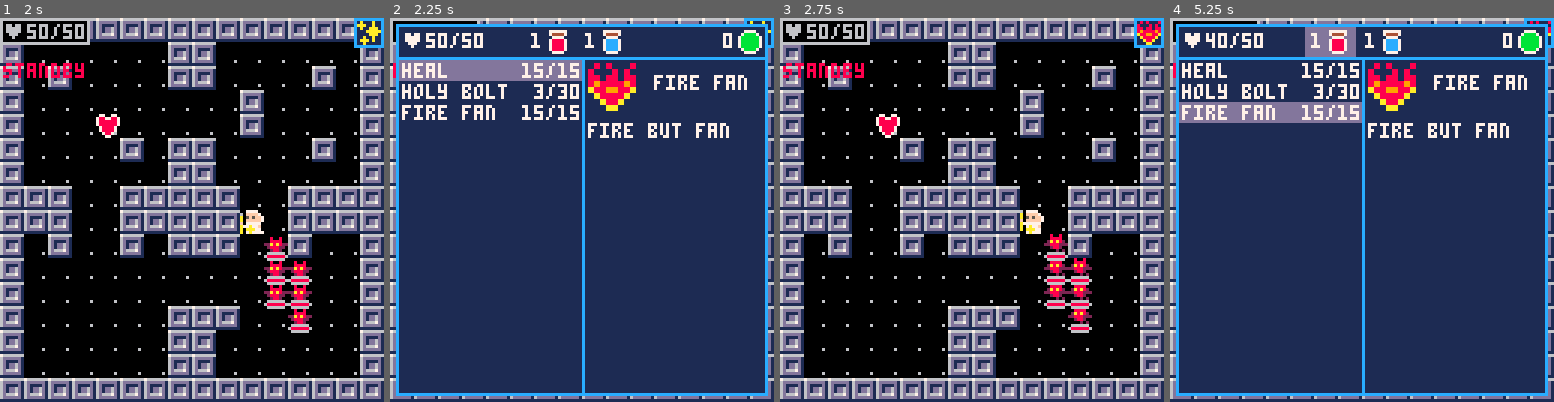
Above: before the commit, frames 1-4 (left to right).
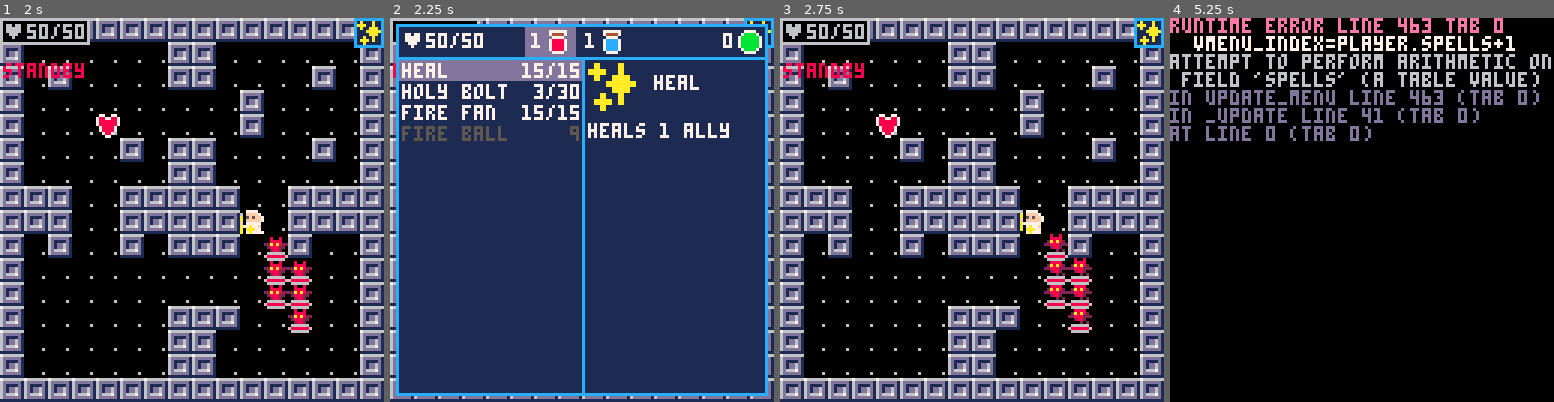
Above: after the commit, the same moments.

Repository: caudilci/pico-wiz
Game: PICO-8 cartridge wiz.p8
Same seed, same stepped clock (60 frames per second), same inputs: the game is played once before the commit and once after it.
Inputs:
- Up to frame 1 (2 s): tap X (X key) at 0.33, 1.07, 1.85 s; tap O (Z key) at 0.7, 1.7 s; hold Right from 1.6 s (still down)
- Up to frame 2 (2.25 s): release Right at 2.1 s; tap O (Z key) at 2.1 s; hold Up from 2.15 s (still down)
- Up to frame 3 (2.75 s): release Up at 2.42 s; hold Right from 2.47 s (still down); tap O (Z key) at 2.5 s
- Up to frame 4 (5.25 s): tap O (Z key) every 0.4 s from 2.9 to 4.9 s; tap X (X key) at 2.97, 4.08, 5.2 s; release Right at 3.03 s; hold Left 3.08-3.58 s; hold Down 3.63-3.97 s; hold Right 4.02-4.68 s; hold Up 4.73-5.03 s; hold Left from 5.08 s (still down)

Frame 1 is identical in both runs. In frame 2, 3.1% of the frame differs, in the area x 3-93%, y 2-33%; in frame 3, 0.3%; in frame 4, 99%, in the area x 0-100%, y 0-100%.
Error after the commit: runtime error line 463 tab 0; vmenu_index=player.spells+1; attempt to perform arithmetic on field 'spells' (a table value)

Commit message:
menu updated to include all spells

Diff:
--- a/wiz.p8
+++ b/wiz.p8
@@ -74,7 +74,7 @@
 		gamestate = state
 		tframe=1
 	elseif state == "menu" then
-		menu_index = player.spell_index
+		vmenu_index = player.spell_index+1
 		gamestate = state
 	elseif state == "cast" then
 		gamestate = state
@@ -424,59 +424,53 @@
 -- menu
 
 function init_menu()
-	menu_focus_items = false
-	menu_index = 1
+	vmenu_index = 1
+	hmenu_index = 1
 end
 
 function update_menu()
 	if btnp(3) then
-
-		if not menu_focus_items then
-			if menu_index == #player.spells then
-				menu_index=1
-			else
-				menu_index+=1
-			end
+		if vmenu_index == #spellbook+1 then
+			vmenu_index=1
+			hmenu_index=2
+		elseif vmenu_index==1 then
+			hmenu_index=1
+			vmenu_index+=1
+		else
+			vmenu_index+=1
 		end
 
 	elseif btnp(2)then
-		if not menu_focus_items then
-			if menu_index == 1 then
-				menu_index = #player.spells
-			else
-				menu_index-=1
-			end
+		if vmenu_index == 1 then
+			vmenu_index = #spellbook+1
+			hmenu_index=1
+		else
+			vmenu_index-=1
+		end
+		if vmenu_index == 1 then
+			hmenu_index=2
 		end
 	elseif btnp(0) then
-		if menu_focus_items then
-			if menu_index==2 then
-				menu_index=3
-			else
-				menu_index-=1
-			end
+		if hmenu_index==2 then
+			hmenu_index=3
+		else
+			hmenu_index-=1
 		end
 	elseif btnp(1) then
-		if menu_focus_items then
-			if menu_index==3 then
-				menu_index=2
-			else
-				menu_index+=1
-			end
+		if hmenu_index==3 then
+			hmenu_index=2
+		else
+			hmenu_index+=1
 		end
 	elseif btnp(5) then
-		if menu_focus_items then
-			menu_focus_items=false
-			menu_index=player.spell_index
-		else
-			menu_focus_items = true
-			menu_index = 2
-		end
+		vmenu_index=player.spells+1
+		hmenu_index=1
 	elseif btnp(4) then
 		--select spell then standby
-		if not menu_focus_items then
-			player.spell_index = menu_index
-		else
-			use_item(menu_index)
+		if hmenu_index==1 and vmenu_index>1 and vmenu_index<=#player.spells+1 then
+			player.spell_index = vmenu_index-1
+		elseif vmenu_index==1 then
+			use_item(hmenu_index)
 		end
 		set_state("standby")
 	end
@@ -494,22 +488,34 @@
 function draw_spell_menu()
 	rect(2,13,64,125,12)
 	rectfill(3,14,63,124,1)
-	for i=1, count(player.spells) do
+	for i=1, count(spellbook) do
 		-- highlight spell looked at
-		if i==menu_index and frame%30>15 and not menu_focus_items then
+		if i==vmenu_index-1 and frame%30>15 and vmenu_index!=1 then
 			rectfill(3,14+7*(i-1),63,14+6+7*(i-1),13)
 		elseif i==player.spell_index then
 			rectfill(3,14+7*(player.spell_index-1),63,14+6+7*(player.spell_index-1),13)
 		end
-		print(player.spells[i].name,4,15+7*(i-1),7)
-		if player.spells[i].uses<10 then
-			if player.spells[i].maxuses<10 then
-				print(player.spells[i].uses.."/"..player.spells[i].maxuses,52,15+7*(i-1),7)
+		if i<=#player.spells then
+			print(spellbook[i].name,4,15+7*(i-1),7)
+		else
+			print(spellbook[i].name,4,15+7*(i-1),5)
+		end
+		if i<=#player.spells then
+			if player.spells[i].uses<10 then
+				if player.spells[i].maxuses<10 then
+					print(player.spells[i].uses.."/"..player.spells[i].maxuses,52,15+7*(i-1),7)
+				else
+					print(player.spells[i].uses.."/"..player.spells[i].maxuses,48,15+7*(i-1),7)
+				end
 			else
-				print(player.spells[i].uses.."/"..player.spells[i].maxuses,48,15+7*(i-1),7)
+				print(player.spells[i].uses.."/"..player.spells[i].maxuses,44,15+7*(i-1),7)
 			end
 		else
-			print(player.spells[i].uses.."/"..player.spells[i].maxuses,44,15+7*(i-1),7)
+			if spellbook[i].maxuses<10 then
+				print(spellbook[i].maxuses,60,15+7*(i-1),5)
+			else
+				print(spellbook[i].maxuses,56,15+7*(i-1),5)
+			end
 		end
 	end
 end
@@ -519,7 +525,7 @@
 	rectfill(3,3,124,12,1)
 	draw_hp(3,3,0,0,7,false)
 	for i=3, #item_sprites do
-		if menu_focus_items and i-1==menu_index and frame%30<15 then
+		if vmenu_index==1 and i-1==hmenu_index and frame%30<15 then
 			rectfill(27+get_hp_draw_offset()+18*(i-2),3,43+get_hp_draw_offset()+18*(i-2),12,13)
 		end
 		spr(item_sprites[i],34+get_hp_draw_offset()+18*(i-2),4)
@@ -533,10 +539,12 @@
 	rect(64,13,125,125,12)
 	rectfill(65,14,124,124,1)
 	local spell = {}
-	if menu_focus_items then
+	if vmenu_index==1 then
 		spell = player.spells[player.spell_index]
+	elseif vmenu_index<=#player.spells then
+		spell = player.spells[vmenu_index-1]
 	else
-		spell = player.spells[menu_index]
+		spell = spellbook[vmenu_index-1]
 	end
 	sspr(spell.icon.x,spell.icon.y,8,8,66,15,16,16)
 	print(spell.name, 88, 19, 7)
@@ -905,6 +913,19 @@
 				range=4,
 				dmg=5
 			},
+			{
+				name="fire ball",
+				maxuses=9,
+				uses=9,
+				description="fire but ball",
+				icon={x=40,y=64},
+				ani={160,161,162,163},
+				spelltype = spelltypes[1],
+				radius=30,
+				mtype="heal",
+				range=3,
+				dmg=5
+			},
 		}
 end
 __gfx__
@@ -972,14 +993,14 @@
 00000000000000000000000000000000000000000000000000000000000000000000000000000000000000000000000000000000000000000000000000000000
 00000000000000000000000000000000000000000000000000000000000000000000000000000000000000000000000000000000000000000000000000000000
 00000000000000000000000000000000000000000000000000000000000000000000000000000000000000000000000000000000000000000000000000000000
-0a000a000777777000aaaa0000bbbb00080800080000000000000000000000000000000000000000000000000000000000000000000000000000000000000000
-aaa00a00777767770a00a0a00b0000b0800080800000000000000000000000000000000000000000000000000000000000000000000000000000000000000000
-0a00aaa077766770a00aaa0ab000000b880880880000000000000000000000000000000000000000000000000000000000000000000000000000000000000000
-000aaaaa077aa000a000a00ab000000b898888980000000000000000000000000000000000000000000000000000000000000000000000000000000000000000
-0000aaa0000aa000a00a000ab000000ba889988a0000000000000000000000000000000000000000000000000000000000000000000000000000000000000000
-00a00a000000aa00a0aaa00ab000000b0a8888a00000000000000000000000000000000000000000000000000000000000000000000000000000000000000000
-0aaa0a0000000a000a0a00a00b0000b000a88a000000000000000000000000000000000000000000000000000000000000000000000000000000000000000000
-00a0000000000a0000aaaa0000bbbb00000aa0000000000000000000000000000000000000000000000000000000000000000000000000000000000000000000
+0a000a000777777000aaaa0000bbbb00080800080008800000000000000000000000000000000000000000000000000000000000000000000000000000000000
+aaa00a00777767770a00a0a00b0000b0800080800088880000000000000000000000000000000000000000000000000000000000000000000000000000000000
+0a00aaa077766770a00aaa0ab000000b880880880088980000000000000000000000000000000000000000000000000000000000000000000000000000000000
+000aaaaa077aa000a000a00ab000000b898888980889988000000000000000000000000000000000000000000000000000000000000000000000000000000000
+0000aaa0000aa000a00a000ab000000ba889988a889a998000000000000000000000000000000000000000000000000000000000000000000000000000000000
+00a00a000000aa00a0aaa00ab000000b0a8888a0899aa98800000000000000000000000000000000000000000000000000000000000000000000000000000000
+0aaa0a0000000a000a0a00a00b0000b000a88a0089a9a99800000000000000000000000000000000000000000000000000000000000000000000000000000000
+00a0000000000a0000aaaa0000bbbb00000aa00008a77a8000000000000000000000000000000000000000000000000000000000000000000000000000000000
 00000000000000000000000000000000000000000000000000000000000000000000000000000000000000000000000000000000000000000000000000000000
 00000000000000000000000000000000000000000000000000000000000000000000000000000000000000000000000000000000000000000000000000000000
 00000000000000000000000000000000000000000000000000000000000000000000000000000000000000000000000000000000000000000000000000000000
